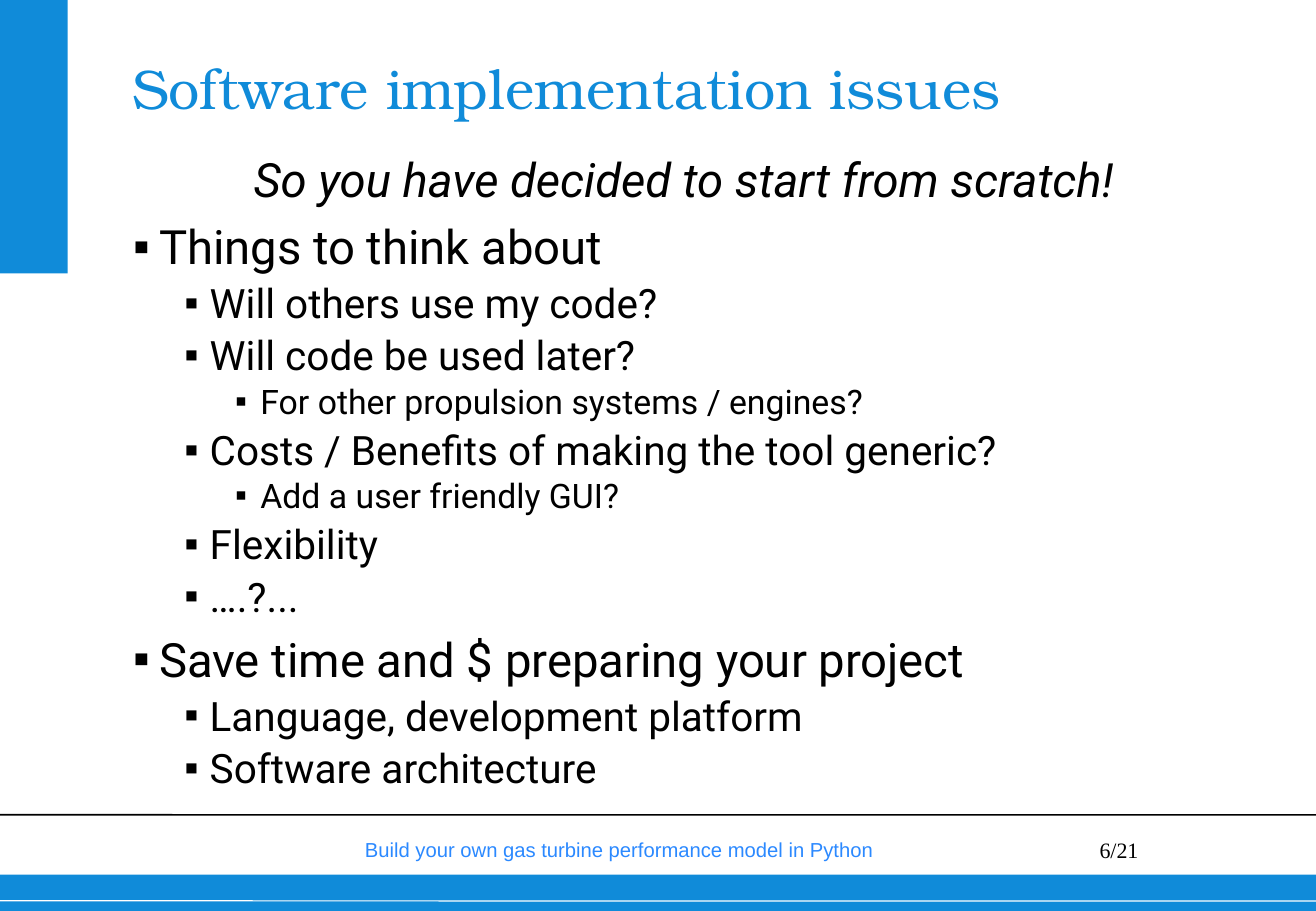
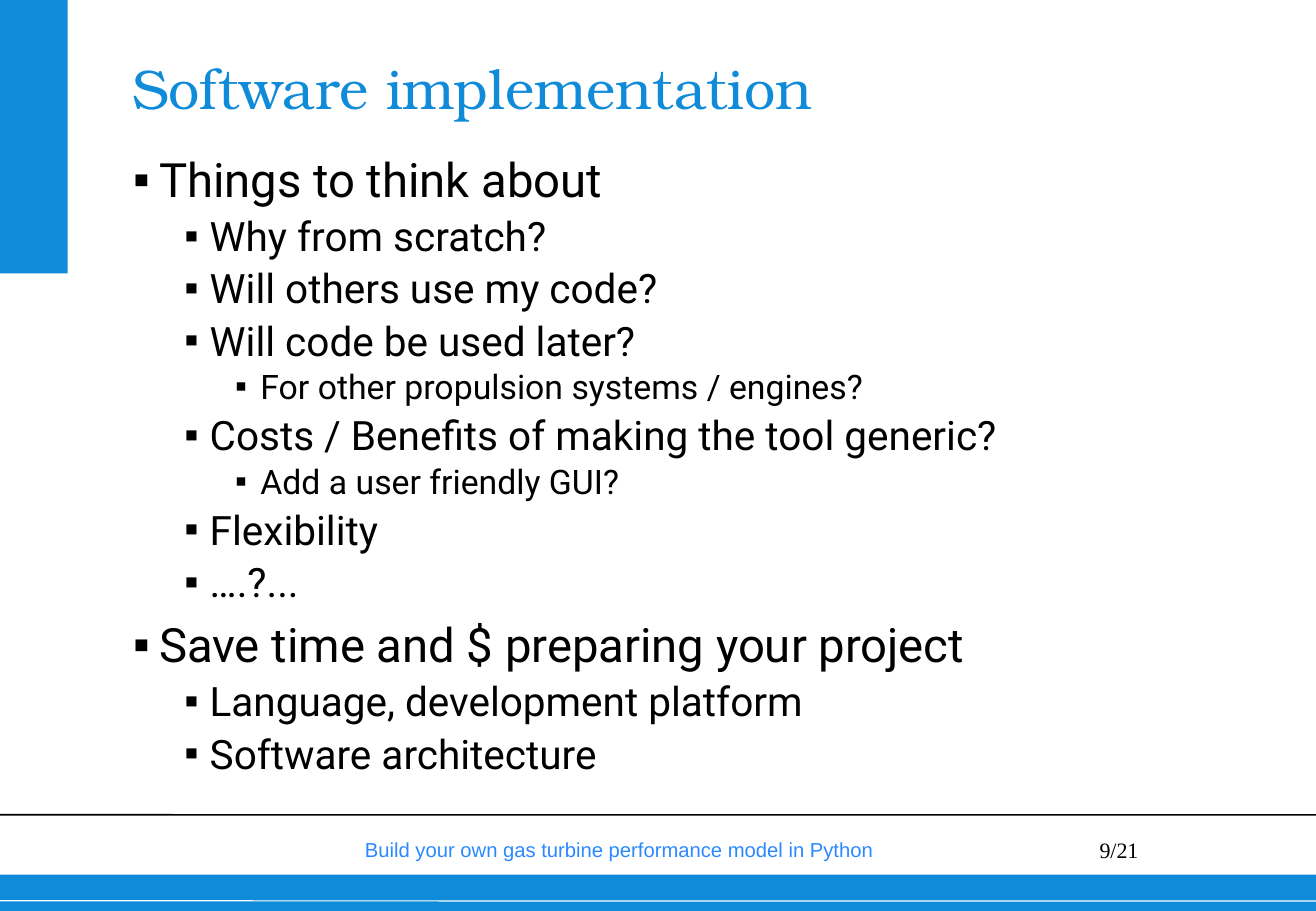
Before and after one commit to wvisser1958/GSPy, a slide deck: slide 9 of doc/Build your own gas turbine performance model from scratch.pptx (slide 6 before the commit). Drawn at 1316x911 pixels with LibreOffice and Linux fonts; fonts in the diff are those of the drawing; background and template pictures are left out. Boxes give left, top, right and bottom in pixels: in the first picture for what was removed or moved away, otherwise in the second. Text is boxed around its words. In the diff, an @@ line names an element or a change of style, - is before the commit and + after.

```diff
--- a/doc/Build your own gas turbine performance model from scratch.pptx
+++ b/doc/Build your own gas turbine performance model from scratch.pptx
@@ title at (132,68,812,122): text changed @@
-Software implementation issues
+Software implementation
@@ text at (254,161,1113,207): paragraph removed @@
-So you have decided to start from scratch!
@@ text at (210,220,546,260): paragraph added @@
+  ▪ Why from scratch?
@@ page number at (1100,843,1139,859): text changed @@
-6/21
+9/21
```
Also in this commit, not shown: 5 other slides changed, 4 slides added.
